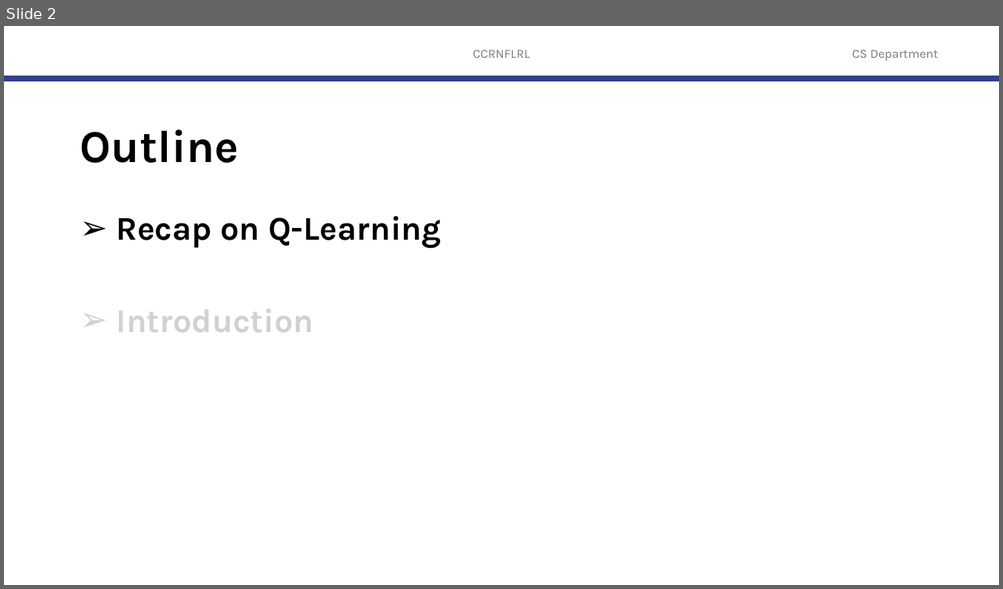
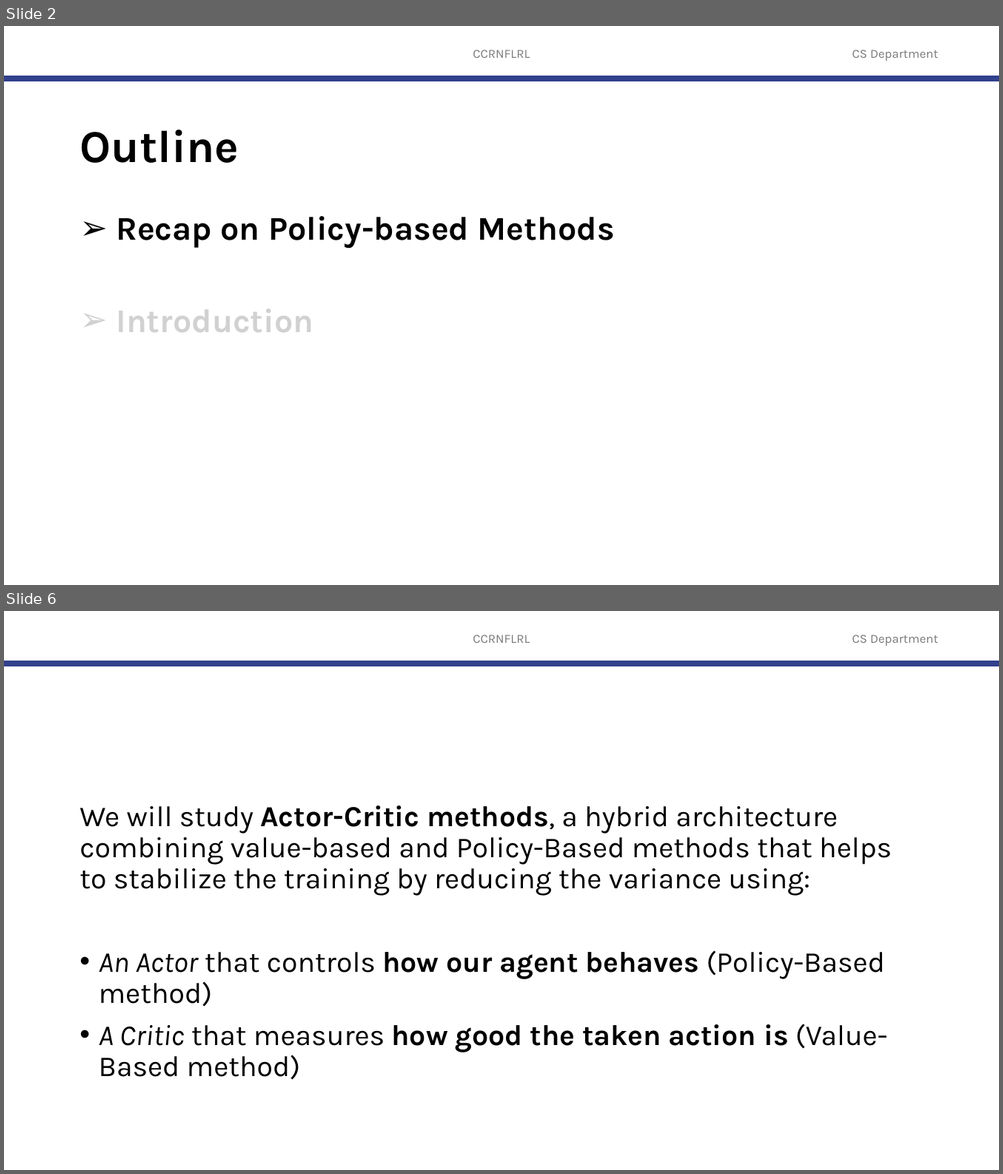
Before and after one commit to robitussin/CCRNFLRL, a slide deck: 7 - Policy Gradient Methods/Actor Critic.pptx. Shown one above the other, each under a label of ours: slide 2 before the commit, slides 2 and 6 after it; the slides between them are not shown. The pictures are 1003x589 and 1003x1174 pixels, drawn with LibreOffice and Linux fonts; fonts in the diff are those of the drawing; background and template pictures are left out. Boxes give left, top, right and bottom in pixels: in the first picture for what was removed or moved away, otherwise in the second. Text is boxed around its words. In the diff, an @@ line names an element or a change of style, - is before the commit and + after.

```diff
--- a/7 - Policy Gradient Methods/Actor Critic.pptx
+++ b/7 - Policy Gradient Methods/Actor Critic.pptx
@@ slide 6 added at box(4, 611, 999, 1170), background #FFFFFF; not listed: 3 template elements that a slide beside it also shows @@
@@ text added at box(79, 806, 891, 1080), 28 pt, text #000000 @@
+We will study Actor-Critic methods, a hybrid architecture combining value-based and Policy-Based methods that helps to stabilize the training by reducing the variance using:
+• An Actor that controls how our agent behaves (Policy-Based method)
+• A Critic that measures how good the taken action is (Value-Based method)
@@ slide 2 changed as well @@
@@ text at box(116, 216, 614, 249): text changed @@
-➢ Recap on Q-Learning
+➢ Recap on Policy-based Methods
```
Also in this commit, not shown: 27 other slides added, 50 slides removed.
